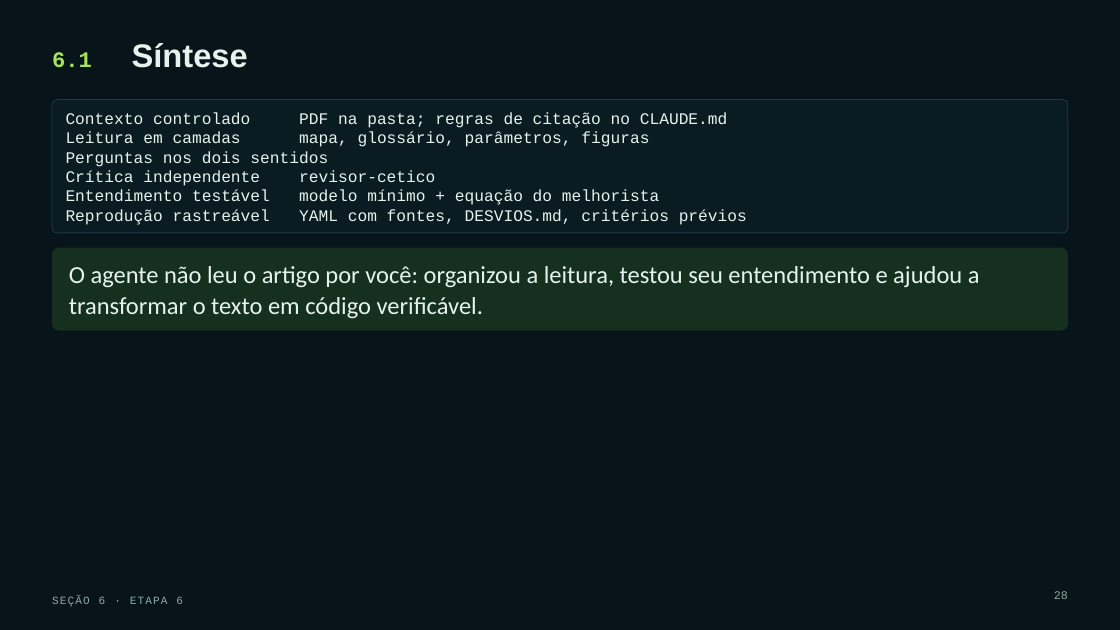
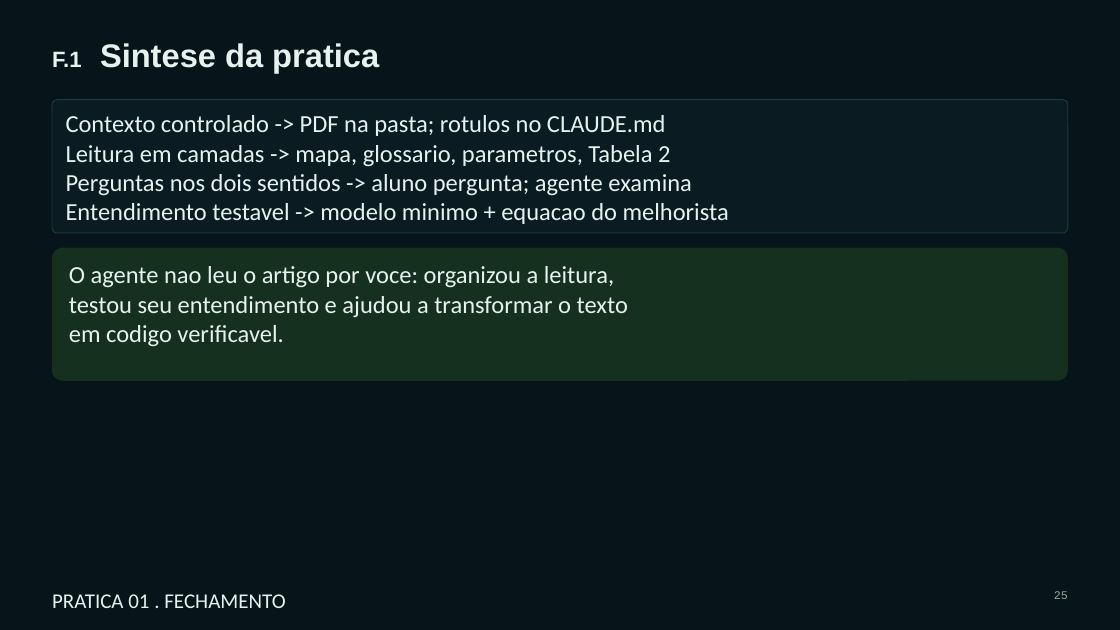
Before and after one commit to Bayer-Group/course-AI-UFV, a slide deck: slide 25 of 8. IA Generativa e Modelos de Linguagem na Pesquisa Científica_Eder_Kaique/Pratica_01_Eder/Estudar e reproduzir um artigo científico com Claude Code.pptx (slide 28 before the commit). Drawn at 1120x630 pixels with LibreOffice and Linux fonts; fonts in the diff are those of the drawing. Boxes give left, top, right and bottom in pixels: in the first picture for what was removed or moved away, otherwise in the second. Text is boxed around its words. In the diff, an @@ line names an element or a change of style, - is before the commit and + after.

```diff
--- a/8. IA Generativa e Modelos de Linguagem na Pesquisa Científica_Eder_Kaique/Pratica_01_Eder/Estudar e reproduzir um artigo científico com Claude Code.pptx
+++ b/8. IA Generativa e Modelos de Linguagem na Pesquisa Científica_Eder_Kaique/Pratica_01_Eder/Estudar e reproduzir um artigo científico com Claude Code.pptx
@@ title at [52,43,379,73]: text changed @@
-6.1 Síntese
+F.1 Sintese da pratica
@@ text at [66,115,729,224]: text changed; size 13.9 to 21 pt; font Courier New to Calibri @@
-Contexto controlado PDF na pasta; regras de citação no CLAUDE.md
-Leitura em camadas mapa, glossário, parâmetros, figuras
-Perguntas nos dois sentidos
-Crítica independente revisor-cetico
-Entendimento testável modelo mínimo + equação do melhorista
-Reprodução rastreável YAML com fontes, DESVIOS.md, critérios prévios
+Contexto controlado -> PDF na pasta; rotulos no CLAUDE.md
+Leitura em camadas -> mapa, glossario, parametros, Tabela 2
+Perguntas nos dois sentidos -> aluno pergunta; agente examina
+Entendimento testavel -> modelo minimo + equacao do melhorista
@@ rounded rectangle: place and size @@
-rounded rectangle at [52,248,1068,331]
+rounded rectangle at [52,248,1068,381]
@@ text at [69,266,628,346]: text changed @@
-O agente não leu o artigo por você: organizou a leitura, testou seu entendimento e ajudou a transformar o texto em código verificável.
+O agente nao leu o artigo por voce: organizou a leitura,
+testou seu entendimento e ajudou a transformar o texto
+em codigo verificavel.
@@ text at [52,594,285,608]: text changed; size 9.5 to 18 pt; font Courier New to Calibri; text colour #8FA9A3 to #E6F2EE @@
-SEÇÃO 6 · ETAPA 6
+PRATICA 01 . FECHAMENTO
```
Also in this commit, not shown: 21 other slides changed, 5 slides added, 6 slides removed, 13 other files.
